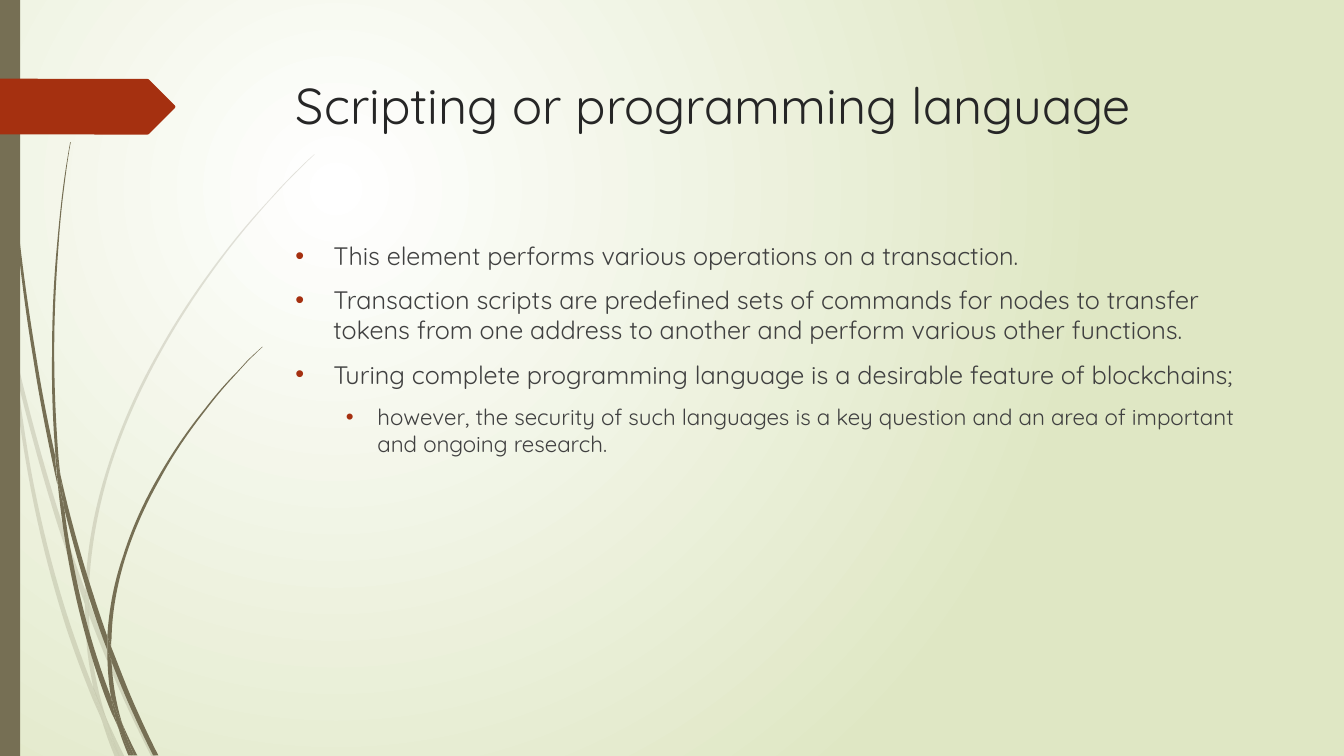
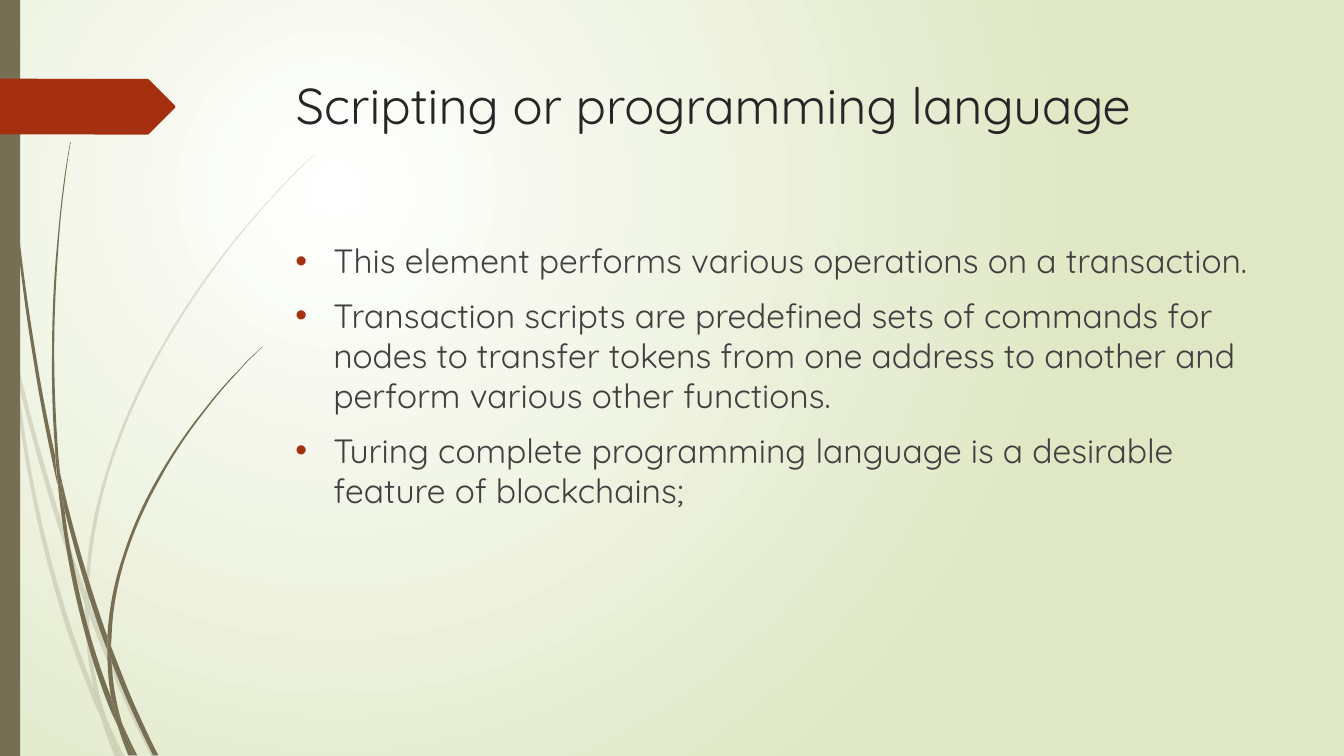
Before and after one commit to sarangparikh22/nmit-blockchain, a slide deck: slide 76 of Distributed Systems 101/Unit1_ppt.pptx. Drawn at 1344x756 pixels with LibreOffice and Linux fonts; fonts in the diff are those of the drawing. Boxes give left, top, right and bottom in pixels: in the first picture for what was removed or moved away, otherwise in the second. Text is boxed around its words. In the diff, an @@ line names an element or a change of style, - is before the commit and + after.

Commit message:
Blockchain Introduction

```diff
--- a/Distributed Systems 101/Unit1_ppt.pptx
+++ b/Distributed Systems 101/Unit1_ppt.pptx
@@ text "This element performs various operations ..." at (333, 248, 1247, 507): size 18 to 24 pt @@
@@ text at (377, 408, 1234, 457): paragraph removed @@
-  • however, the security of such languages is a key question and an area of important and ongoing research.
```
Also in this commit, not shown: 1 other slide changed, 30 slides added.
